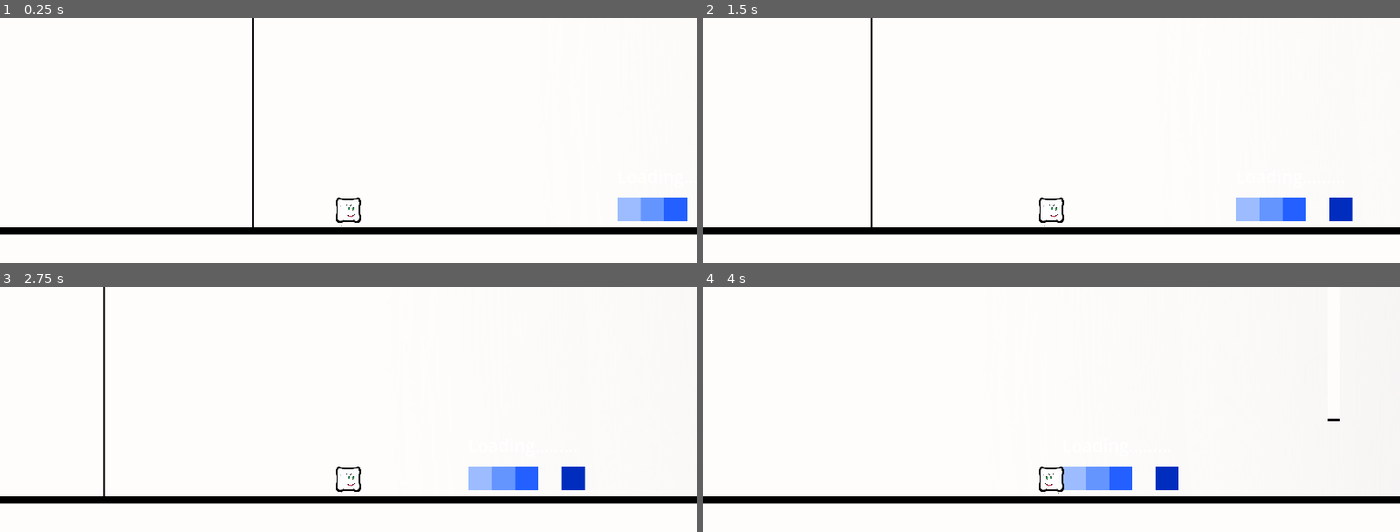
Above: before the commit, frames 1-4 (two rows, left to right).
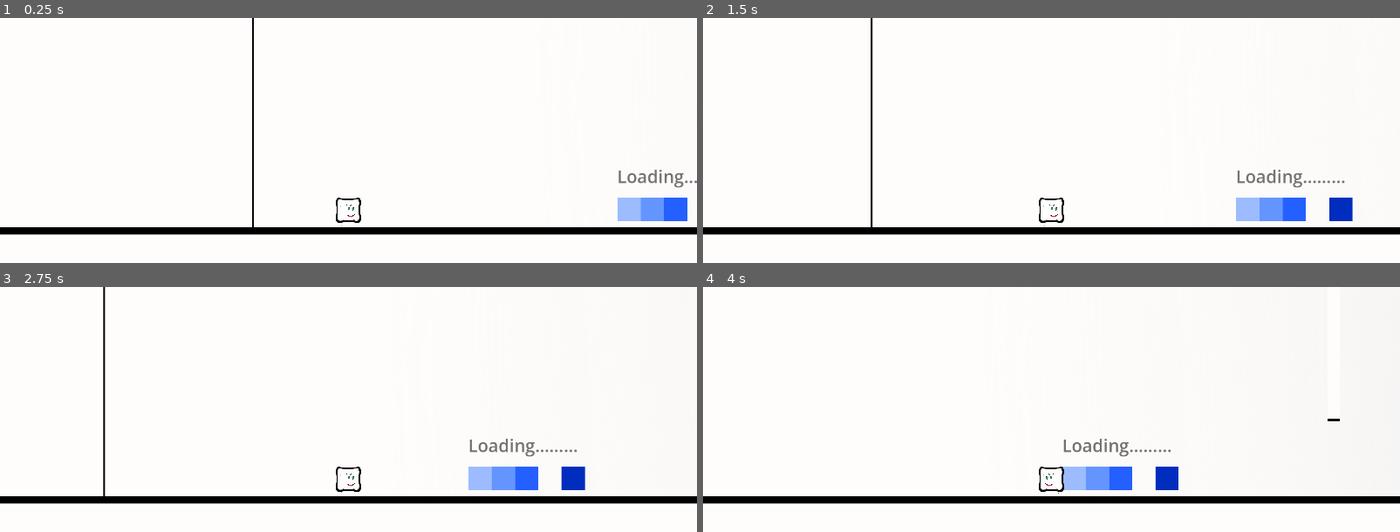
Above: after the commit, the same moments.

Repository: jacob-w-bonner/GGJ-2026
Game: Godot game, scene res://Scenes/Level 2 Rough.tscn
The game is run twice, just before and just after one commit, with the same random seed, the same clock (stepped at 60 frames per second) and the same inputs. This scene is started directly instead of the project's main scene. The engine's default icon, where the game draws it, is replaced by a stand-in: a white triangle on a blue panel in a dark square.
Inputs:
- Up to frame 1 (0.25 s): no input
- Up to frame 2 (1.5 s): tap Enter at 0.5 s; hold D (move_right) 0.53-1.28 s; hold J (absorb) 0.53-1.28 s; tap Space at 0.77 s; hold S (move_down) from 1.28 s (still down); tap K (equalize) at 1.35 s
- Up to frame 3 (2.75 s): tap Space at 1.52 s; release S (move_down) at 2.03 s; hold D (move_right) from 2.03 s (still down); tap L (splat) at 2.1 s
- Up to frame 4 (4 s): release D (move_right) at 2.78 s; hold W (move_up) 2.78-3.53 s; tap J (absorb) at 2.85 s; tap Space at 3.02, 3.77 s; hold A (move_left) from 3.53 s (still down); hold K (equalize) from 3.53 s (still down)

The runs differ from the first frame. In frame 1, 0.3% of the frame differs, in the area x 88-100%, y 61-70%; in frame 2, 0.3%, in the area x 76-93%, y 61-70%; in frame 3, 0.3%; in frame 4, 0.3%.

Commit message:
Added painting title, fixed blue box, changed text color

Diff:
--- a/ggj-2026/Scenes/Level 1 Rough.tscn
+++ b/ggj-2026/Scenes/Level 1 Rough.tscn
@@ -11,6 +11,9 @@
 [ext_resource type="Texture2D" uid="uid://h7qsl2nskq04" path="res://Assets/Bucket.png" id="8_7a54r"]
 [ext_resource type="PackedScene" uid="uid://duh7wknhj5uc4" path="res://Scenes/level_exit_door.tscn" id="8_hirra"]
 
+[sub_resource type="Theme" id="Theme_bobo7"]
+default_font_size = 32
+
 [sub_resource type="RectangleShape2D" id="RectangleShape2D_r3mym"]
 size = Vector2(128, 128.1)
 
@@ -75,6 +78,15 @@
 desiresToChangeColor = true
 desiredColor = Color(1, 0, 0, 1)
 
+[node name="RichTextLabel" type="RichTextLabel" parent="Paintings/GreenRedCheckered" unique_id=1556652583]
+self_modulate = Color(0.7218587, 0.7218587, 0.7218587, 1)
+offset_top = -92.0
+offset_right = 207.0
+offset_bottom = -1.0
+theme = SubResource("Theme_bobo7")
+text = "Checkerd
+Future"
+
 [node name="Bounds" type="Node2D" parent="." unique_id=2108724136]
 z_index = -2
 
--- a/ggj-2026/Scenes/Level 2 Rough.tscn
+++ b/ggj-2026/Scenes/Level 2 Rough.tscn
@@ -45,6 +45,7 @@
 position = Vector2(664, 481)
 
 [node name="RichTextLabel" type="RichTextLabel" parent="Paintings/BlueGradiant" unique_id=2056380473]
+self_modulate = Color(0.44806695, 0.44806695, 0.44806695, 1)
 offset_left = 145.0
 offset_top = -50.0
 offset_right = 463.0
@@ -103,6 +104,7 @@
 scale = Vector2(0.1, 0.5)
 
 [node name="RichTextLabel" type="RichTextLabel" parent="Paintings/StickMan" unique_id=822828996]
+self_modulate = Color(0.69135684, 0.6913568, 0.69135684, 1)
 offset_left = 13.0
 offset_top = -121.0
 offset_right = 331.0
@@ -434,6 +436,7 @@
 scale = Vector2(0.1, 0.5)
 
 [node name="RichTextLabel" type="RichTextLabel" parent="Background/Gain" unique_id=1196029551]
+self_modulate = Color(0.3390949, 0.3390949, 0.3390949, 1)
 offset_left = 123.0
 offset_top = 13.0
 offset_right = 523.0
--- a/ggj-2026/Scenes/Level 3 Rough.tscn
+++ b/ggj-2026/Scenes/Level 3 Rough.tscn
@@ -274,6 +274,7 @@
 texture = ExtResource("3_3pcwb")
 
 [node name="RichTextLabel" type="RichTextLabel" parent="Paintings/MixToMatch" unique_id=1431413645]
+self_modulate = Color(0.7469797, 0.74697965, 0.74697965, 1)
 offset_left = 554.0
 offset_top = 212.0
 offset_right = 882.0
@@ -442,6 +443,7 @@
 z_index = -3
 
 [node name="TimeSpaceDesc" type="RichTextLabel" parent="Background" unique_id=1665838910]
+self_modulate = Color(0.67481464, 0.67481464, 0.6748146, 1)
 offset_left = 2475.0
 offset_top = 206.0
 offset_right = 3195.0
--- a/ggj-2026/Scenes/absorbable_colour_Blue1.tscn
+++ b/ggj-2026/Scenes/absorbable_colour_Blue1.tscn
@@ -3,19 +3,19 @@
 [ext_resource type="Script" uid="uid://dfilyxsh47xqq" path="res://Scripts/absorbable_colour.gd" id="1_cxt4h"]
 [ext_resource type="Texture2D" uid="uid://dfy2bpn3s86dw" path="res://Assets/WhiteSquare.png" id="2_x1m1a"]
 
-[sub_resource type="ShaderMaterial" id="ShaderMaterial_82gkg"]
-
 [sub_resource type="RectangleShape2D" id="RectangleShape2D_cxt4h"]
 size = Vector2(113, 113)
 
+[sub_resource type="ShaderMaterial" id="ShaderMaterial_82gkg"]
+
 [node name="AbsorbableColourBlue1" type="Area2D" unique_id=1021615895]
 script = ExtResource("1_cxt4h")
+
+[node name="CollisionShape2D" type="CollisionShape2D" parent="." unique_id=2012304965]
+shape = SubResource("RectangleShape2D_cxt4h")
+debug_color = Color(0.77225417, 0.40390572, 0.49424326, 0.41960785)
 
 [node name="Sprite2D" type="Sprite2D" parent="." unique_id=227688569]
 self_modulate = Color(0.6113151, 0.7365908, 0.9999998, 1)
 material = SubResource("ShaderMaterial_82gkg")
 texture = ExtResource("2_x1m1a")
-
-[node name="CollisionShape2D" type="CollisionShape2D" parent="Sprite2D" unique_id=2012304965]
-shape = SubResource("RectangleShape2D_cxt4h")
-debug_color = Color(0.77225417, 0.40390572, 0.49424326, 0.41960785)
